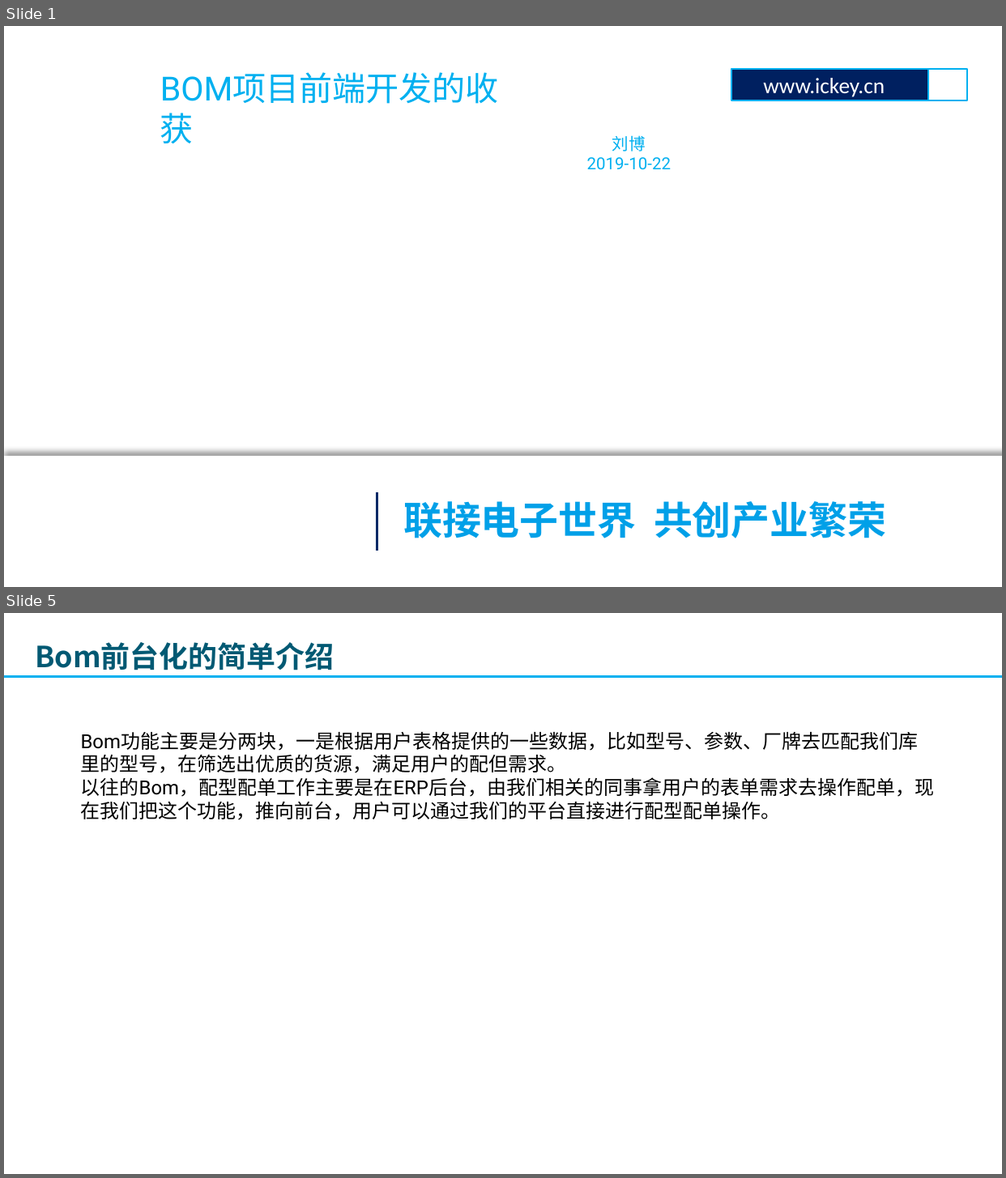
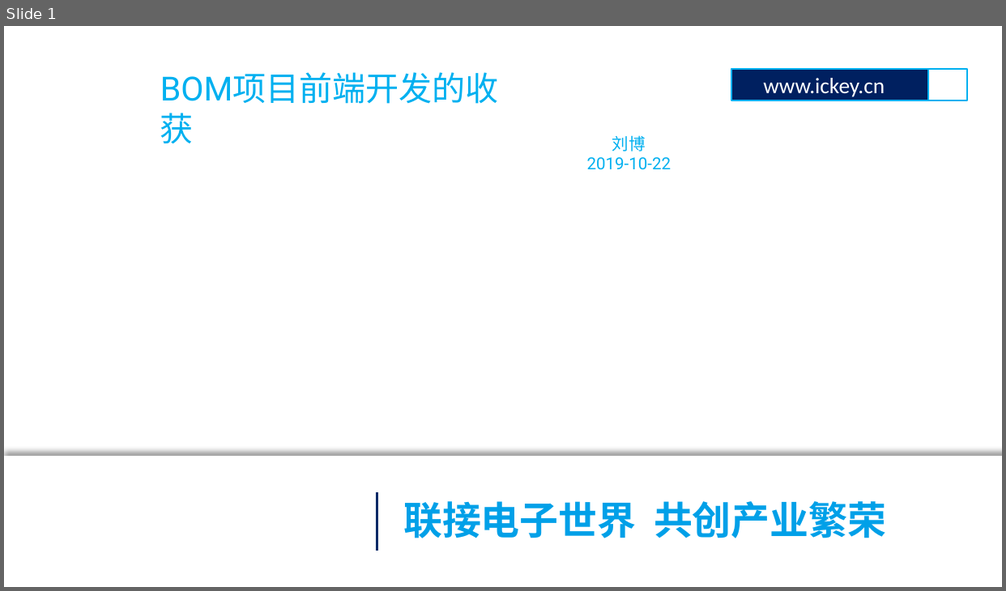
Before and after one commit to lbb1/lbb1.github.io, a slide deck: doc/2019-10-22 bom项目前端开发的收获.pptx. Shown one above the other, each under a label of ours: slides 1 and 5 before the commit, slide 1 after it; the slides between them are not shown. The pictures are 1006x1178 and 1006x591 pixels, drawn with LibreOffice and Linux fonts; fonts in the diff are those of the drawing; background and template pictures are left out. Boxes give left, top, right and bottom in pixels: in the first picture for what was removed or moved away, otherwise in the second. Text is boxed around its words. In the diff, an @@ line names an element or a change of style, - is before the commit and + after.

```diff
--- a/doc/2019-10-22 bom项目前端开发的收获.pptx
+++ b/doc/2019-10-22 bom项目前端开发的收获.pptx
@@ slide 5 removed at [4,613,1002,1174], background picture (left out) @@
@@ text removed at [35,642,334,671] @@
-Bom前台化的简单介绍
@@ line removed from (4, 677) to (1002, 677) @@
@@ text removed at [81,732,935,820] @@
-Bom功能主要是分两块，一是根据用户表格提供的一些数据，比如型号、参数、厂牌去匹配我们库里的型号，在筛选出优质的货源，满足用户的配但需求。
-以往的Bom，配型配单工作主要是在ERP后台，由我们相关的同事拿用户的表单需求去操作配单，现在我们把这个功能，推向前台，用户可以通过我们的平台直接进行配型配单操作。
```
Also in this commit, not shown: 4 slides changed, 1 slide added, 4 other files.
